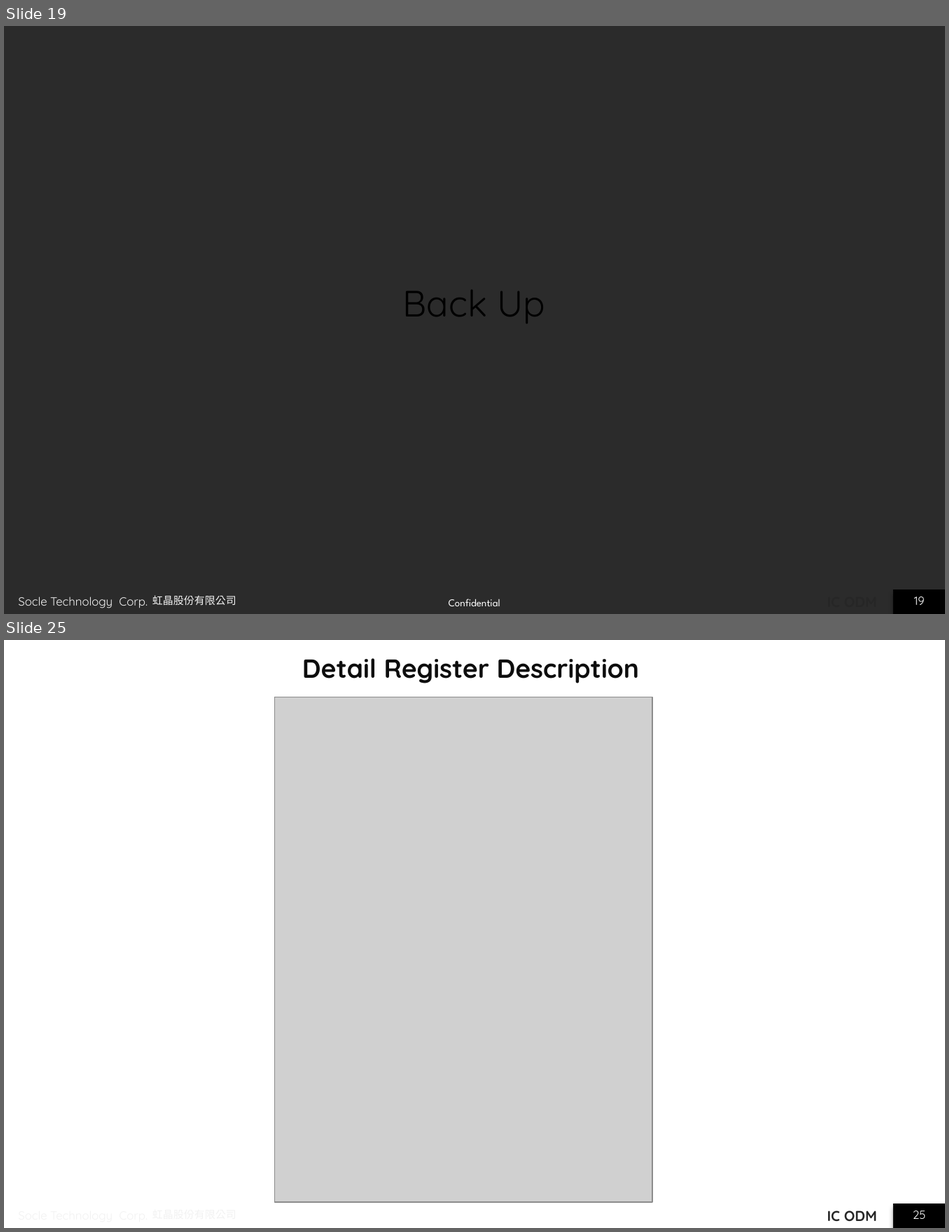
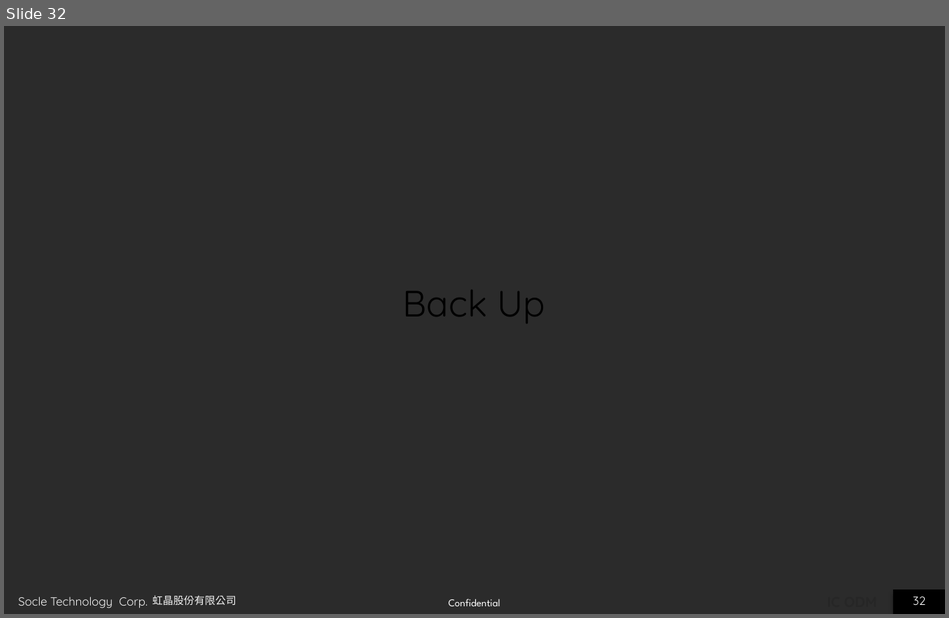
Before and after one commit to JomaskTsai/ppt_linux, a slide deck: spi_report_ben.pptx. Shown one above the other, each under a label of ours: slides 19 and 25 before the commit, slide 32 after it; the slides between them are not shown. The pictures are 949x1232 and 949x618 pixels, drawn with LibreOffice and Linux fonts; fonts in the diff are those of the drawing; grey boxes stand for pictures; background and template pictures are left out; a plain dark background stands for a picture behind light text. Boxes give left, top, right and bottom in pixels: in the first picture for what was removed or moved away, otherwise in the second. Text is boxed around its words. In the diff, an @@ line names an element or a change of style, - is before the commit and + after.

```diff
--- a/spi_report_ben.pptx
+++ b/spi_report_ben.pptx
@@ slide 25 removed at box(4, 640, 945, 1228), background picture (left out); not listed: 6 template elements that a slide beside it also shows @@
@@ title removed at box(302, 658, 640, 683) @@
-Detail Register Description
@@ picture removed at box(274, 697, 652, 1203) @@
@@ what was slide 19 is now slide 32 @@
@@ page number at box(913, 596, 925, 605): text changed @@
-19
+32
```
Also in this commit, not shown: 4 slides changed, 20 slides added, 15 other slides removed.
